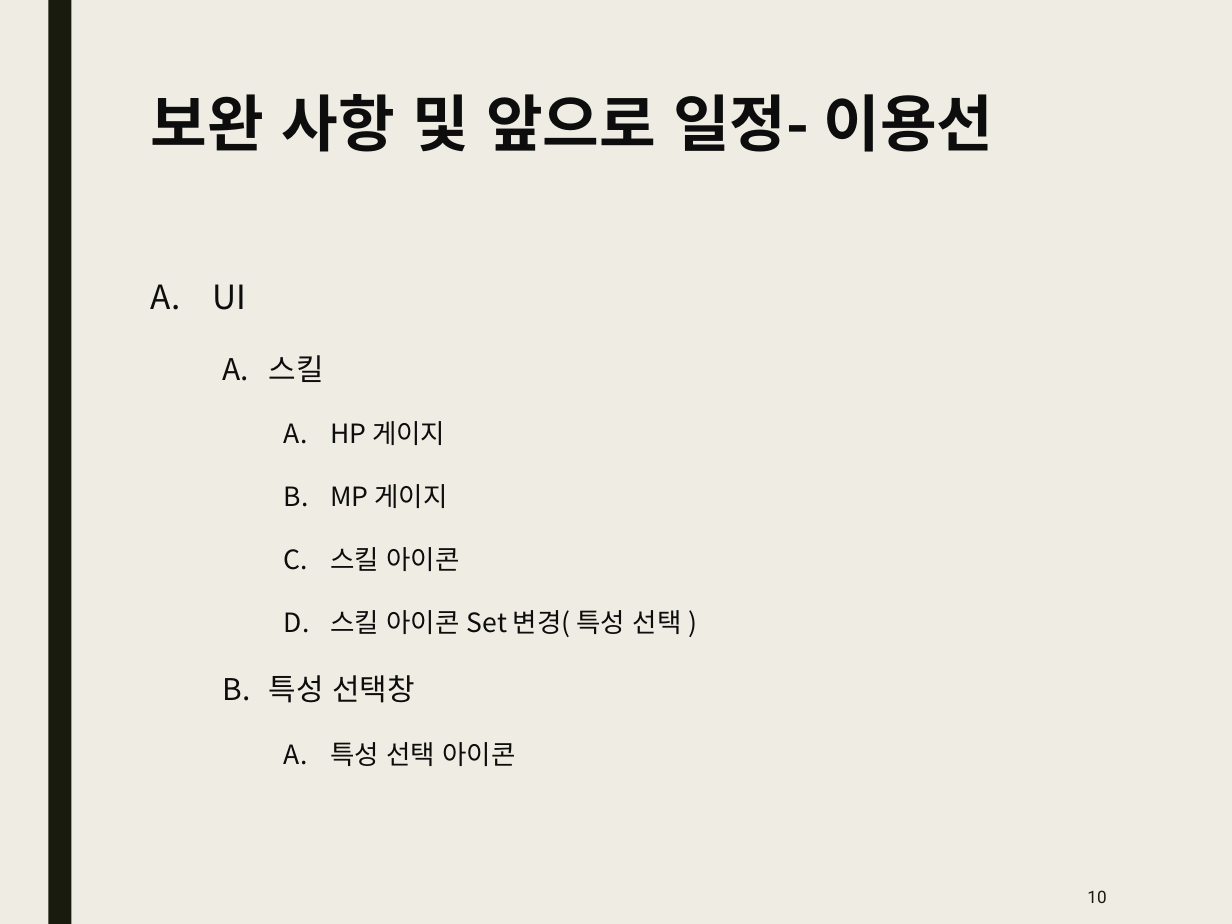
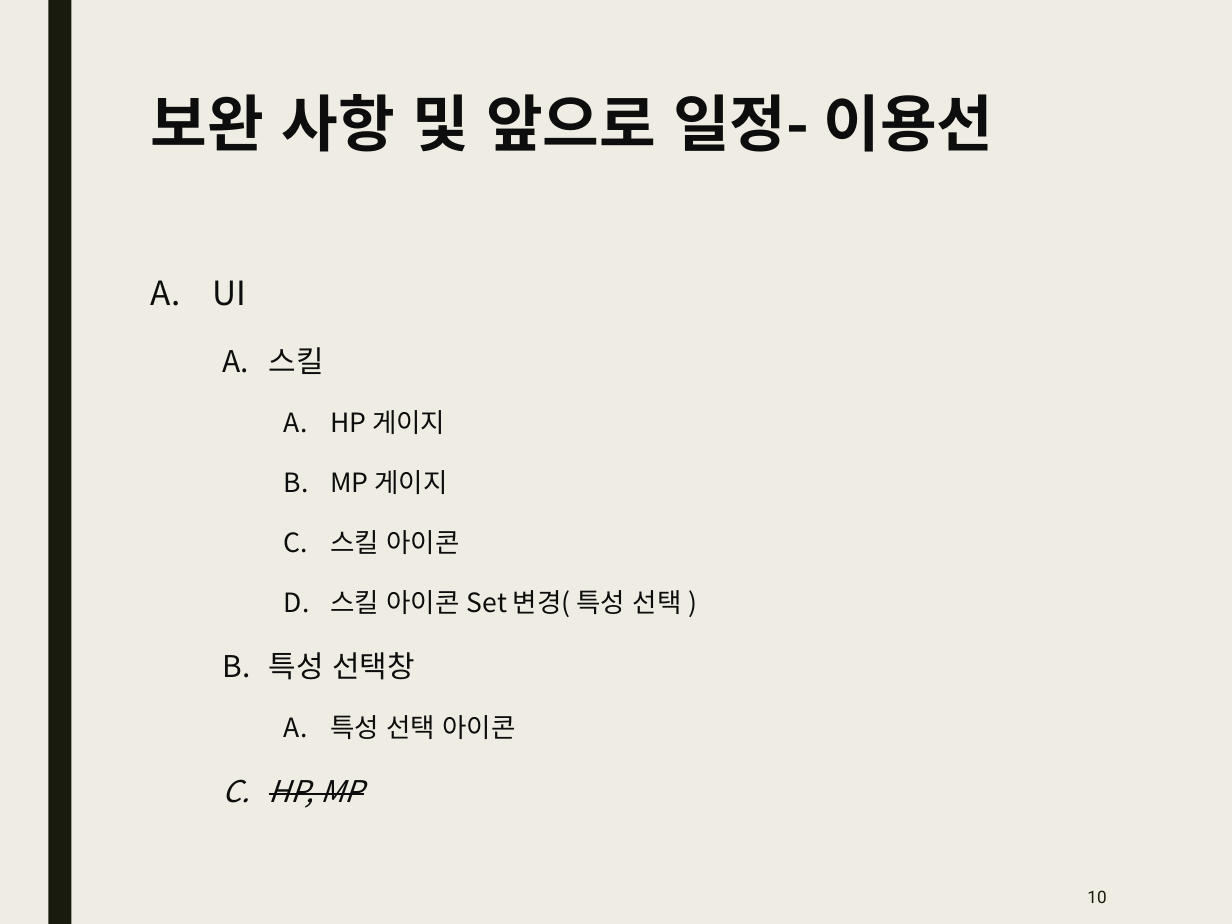
Before and after one commit to Kim2Kang/Documents, a slide deck: slide 10 of 진행사항.pptx. Drawn at 1232x924 pixels with LibreOffice and Linux fonts; fonts in the diff are those of the drawing. Boxes give left, top, right and bottom in pixels: in the first picture for what was removed or moved away, otherwise in the second. Text is boxed around its words. In the diff, an @@ line names an element or a change of style, - is before the commit and + after.

Commit message:
진행사항 업데이트
진행사항 업데이트

```diff
--- a/진행사항.pptx
+++ b/진행사항.pptx
@@ text at [213, 280, 682, 739]: line spacing 1.6 to 1.5 @@
@@ text at [269, 780, 364, 808]: paragraph added @@
+  C. HP, MP
```
Also in this commit, not shown: 1 other slide changed, 1 other file.
